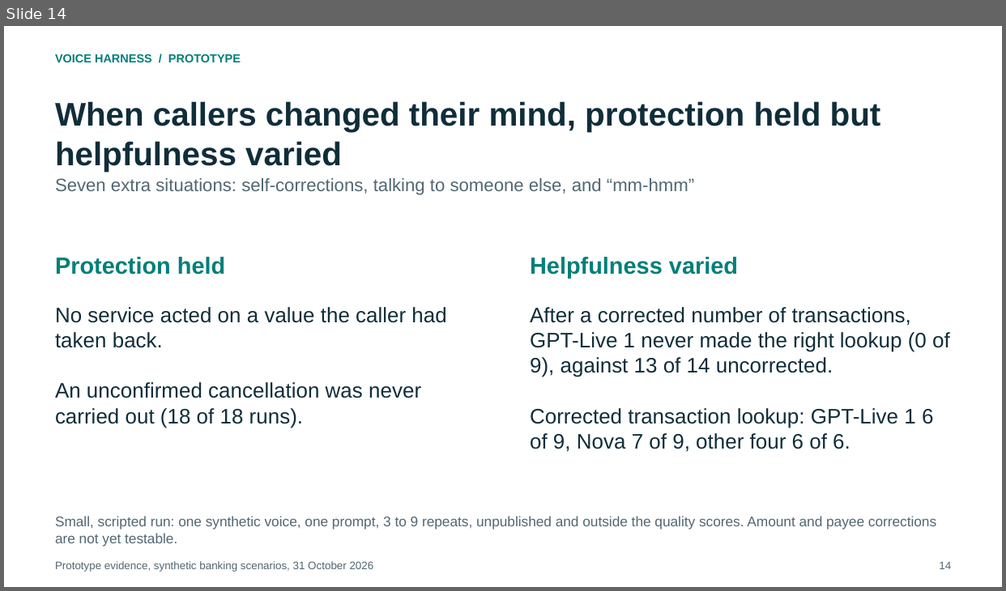
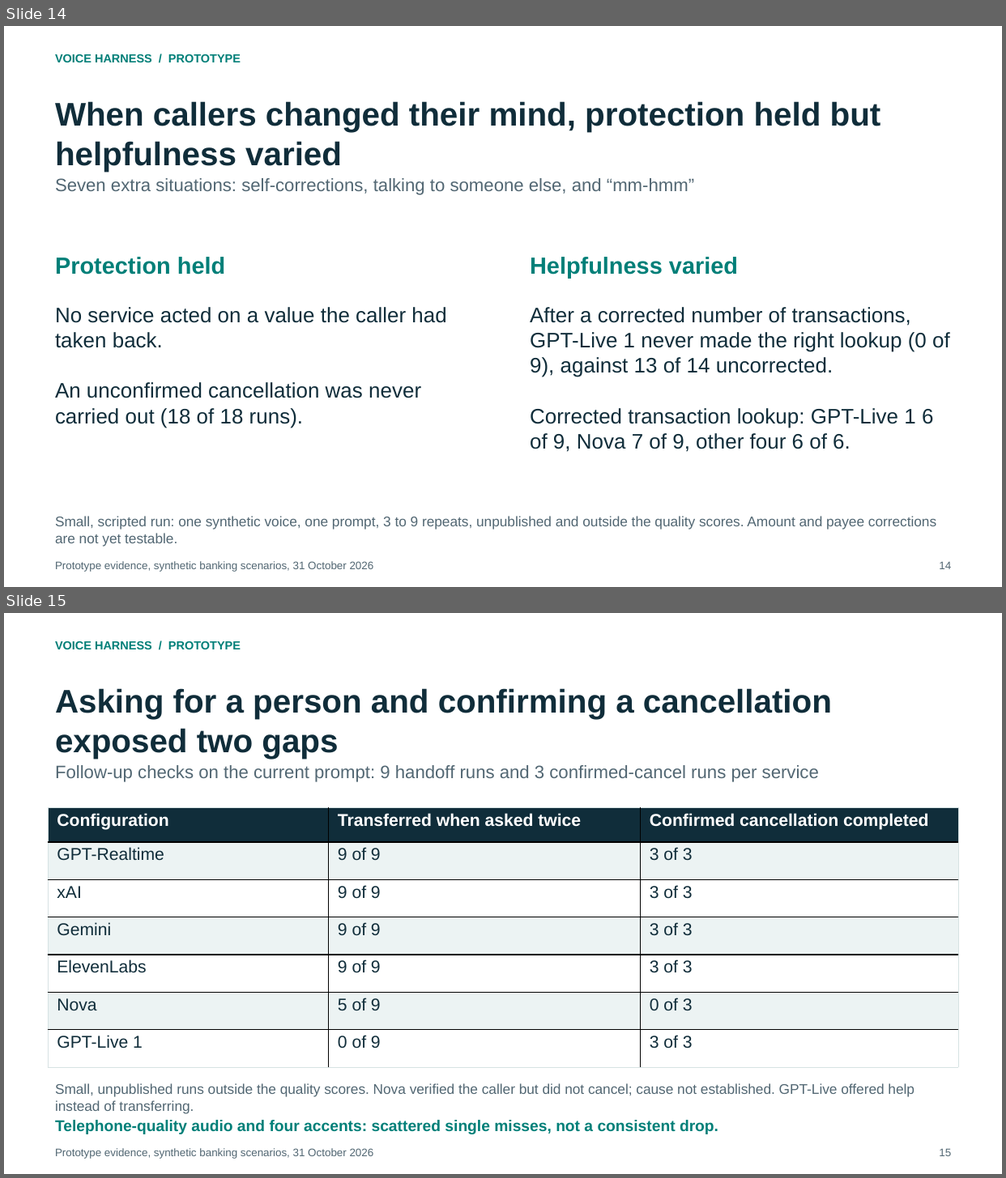
Before and after one commit to Ready2k/Voice_harness, a slide deck: output/consulting-2026-10-31/deliverables/Voice-Harness-Decision-Briefing-v3.pptx. Shown one above the other, each under a label of ours: slide 14 before the commit, slides 14 and 15 after it. The pictures are 1006x591 and 1006x1178 pixels, drawn with LibreOffice and Linux fonts; fonts in the diff are those of the drawing. Boxes give left, top, right and bottom in pixels: in the first picture for what was removed or moved away, otherwise in the second. Text is boxed around its words. In the diff, an @@ line names an element or a change of style, - is before the commit and + after.

```diff
--- a/output/consulting-2026-10-31/deliverables/Voice-Harness-Decision-Briefing-v3.pptx
+++ b/output/consulting-2026-10-31/deliverables/Voice-Harness-Decision-Briefing-v3.pptx
@@ slide 15 added at (4, 613, 1002, 1174), background #FFFFFF @@
@@ text added at (55, 641, 241, 649), 11.2 pt, text #007F78, bold @@
+VOICE HARNESS / PROTOTYPE
@@ text added at (55, 688, 832, 759), 31.5 pt, text #102D3A, bold @@
+Asking for a person and confirming a cancellation exposed two gaps
@@ text added at (55, 765, 819, 782), 17.2 pt, text #526773 @@
+Follow-up checks on the current prompt: 9 handoff runs and 3 confirmed-cancel runs per service
@@ table added at (48, 807, 958, 1067), 7 rows, 3 columns @@
+Configuration | Transferred when asked twice | Confirmed cancellation completed
+GPT-Realtime | 9 of 9 | 3 of 3
+xAI | 9 of 9 | 3 of 3
+Gemini | 9 of 9 | 3 of 3
+ElevenLabs | 9 of 9 | 3 of 3
+Nova | 5 of 9 | 0 of 3
+GPT-Live 1 | 0 of 9 | 3 of 3
@@ text added at (55, 1084, 914, 1114), 13.5 pt, text #526773 @@
+Small, unpublished runs outside the quality scores. Nova verified the caller but did not cancel; cause not established. GPT-Live offered help instead of transferring.
@@ text added at (55, 1120, 718, 1135), 15 pt, text #007F78, bold @@
+Telephone-quality audio and four accents: scattered single misses, not a consistent drop.
@@ text added at (55, 1148, 374, 1159), 10.5 pt, text #526773 @@
+Prototype evidence, synthetic banking scenarios, 31 October 2026
@@ text added at (939, 1148, 951, 1157), 10.5 pt, text #526773 @@
+15
```
Also in this commit, not shown: 9 slides changed, 5 other files.
